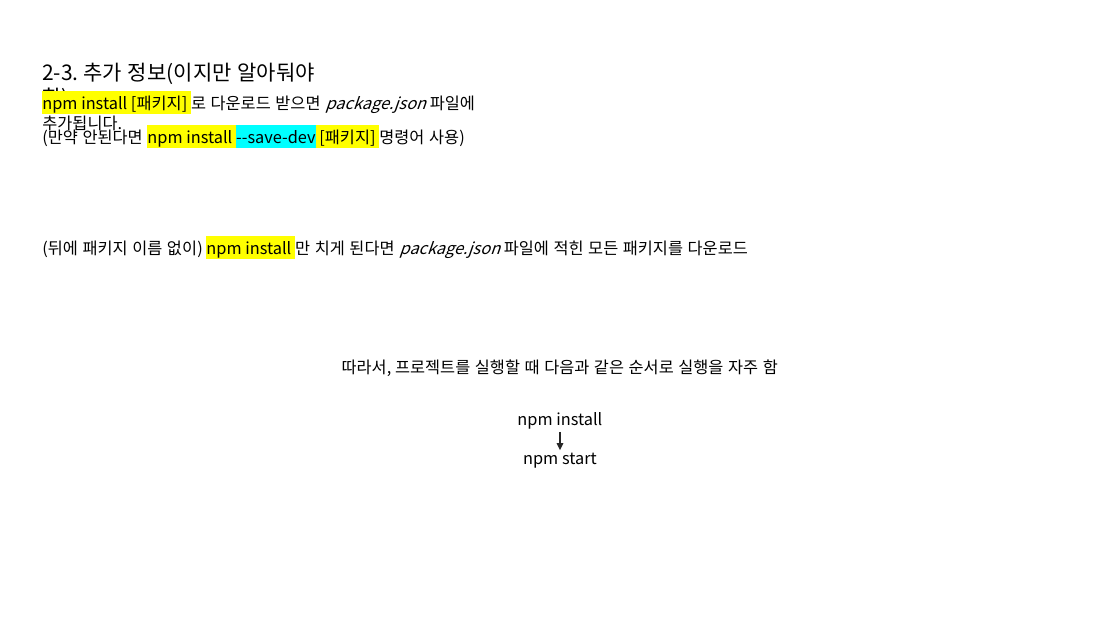
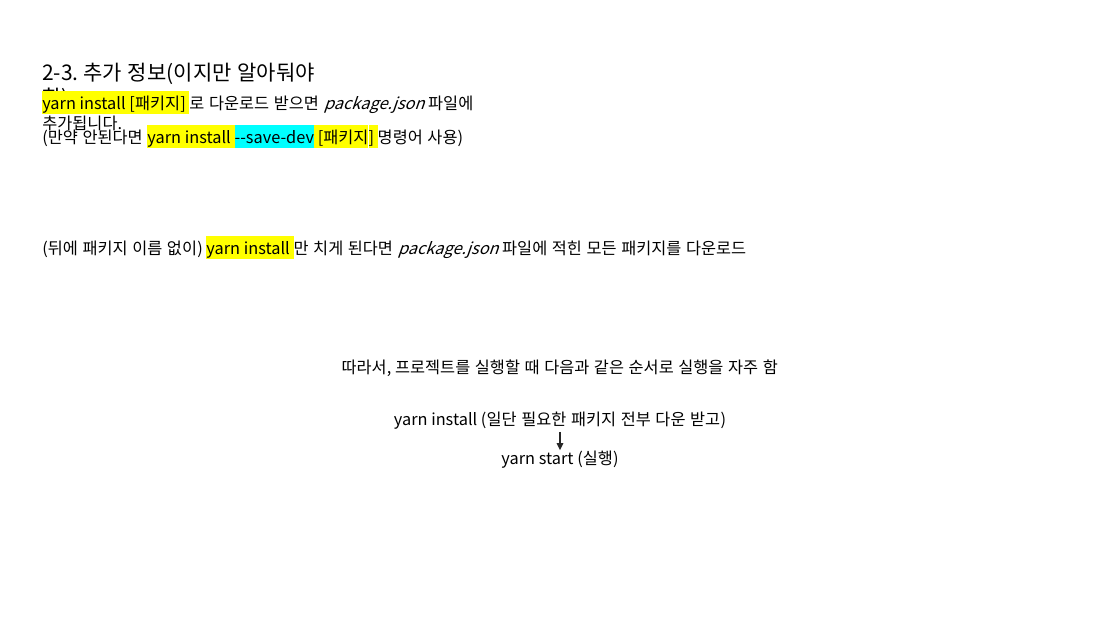
Before and after one commit to DSIS-study/React-Study, a slide deck: slide 7 of [DSIS] 02-React 시작하기.pptx. Drawn at 1120x630 pixels with LibreOffice and Linux fonts; fonts in the diff are those of the drawing. Boxes give left, top, right and bottom in pixels: in the first picture for what was removed or moved away, otherwise in the second. Text is boxed around its words. In the diff, an @@ line names an element or a change of style, - is before the commit and + after.

```diff
--- a/[DSIS] 02-React 시작하기.pptx
+++ b/[DSIS] 02-React 시작하기.pptx
@@ text at [42, 95, 473, 134]: text changed @@
-npm install [패키지] 로 다운로드 받으면 package.json 파일에 추가됩니다.
+yarn install [패키지] 로 다운로드 받으면 package.json 파일에 추가됩니다.
@@ text at [42, 127, 463, 149]: text changed @@
-(만약 안된다면 npm install --save-dev [패키지] 명령어 사용)
+(만약 안된다면 yarn install --save-dev [패키지] 명령어 사용)
@@ text at [42, 240, 746, 260]: text changed @@
-(뒤에 패키지 이름 없이) npm install 만 치게 된다면 package.json 파일에 적힌 모든 패키지를 다운로드
+(뒤에 패키지 이름 없이) yarn install 만 치게 된다면 package.json 파일에 적힌 모든 패키지를 다운로드
@@ text at [394, 411, 726, 468]: text changed @@
-npm install
-npm start
+yarn install (일단 필요한 패키지 전부 다운 받고)
+yarn start (실행)
```
Also in this commit, not shown: 5 other slides changed, 20 other files.
